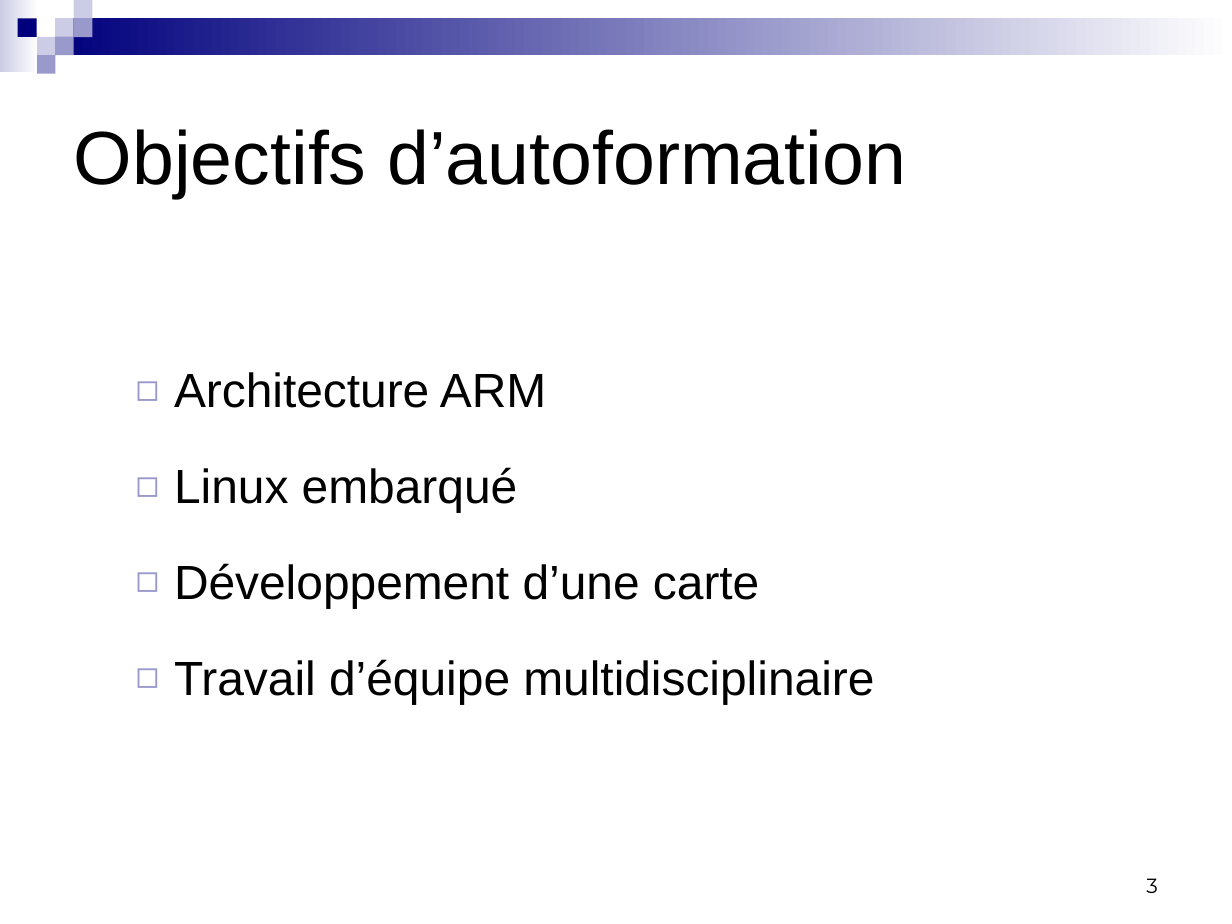
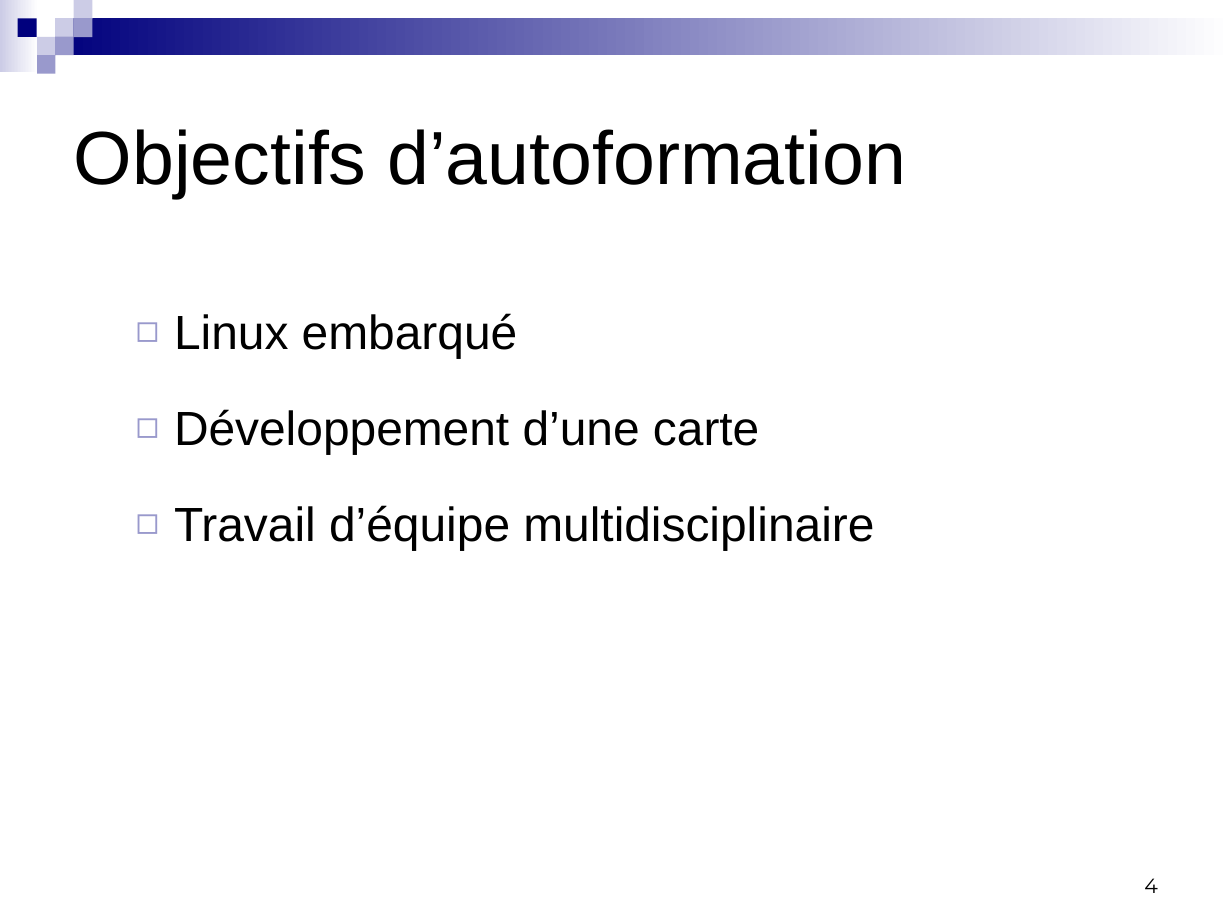
Before and after one commit to badrbouslikhin/Beluga, a slide deck: slide 4 of Rendu/PresentationFinale/Binome13PresentationFinalePRT.pptx (slide 3 before the commit). Drawn at 1232x924 pixels with LibreOffice and Linux fonts; fonts in the diff are those of the drawing. Boxes give left, top, right and bottom in pixels: in the first picture for what was removed or moved away, otherwise in the second. Text is boxed around its words. In the diff, an @@ line names an element or a change of style, - is before the commit and + after.

```diff
--- a/Rendu/PresentationFinale/Binome13PresentationFinalePRT.pptx
+++ b/Rendu/PresentationFinale/Binome13PresentationFinalePRT.pptx
@@ text "Linux embarqué": place and size @@
-text "Linux embarqué" at bbox=[174, 372, 874, 704]
+text "Linux embarqué" at bbox=[174, 313, 874, 550]
@@ text at bbox=[174, 372, 546, 408]: paragraph removed @@
-  ◻ Architecture ARM
@@ page number at bbox=[1144, 878, 1158, 893]: text changed @@
-3
+4
```
Also in this commit, not shown: 8 other slides changed, 1 slide added.
